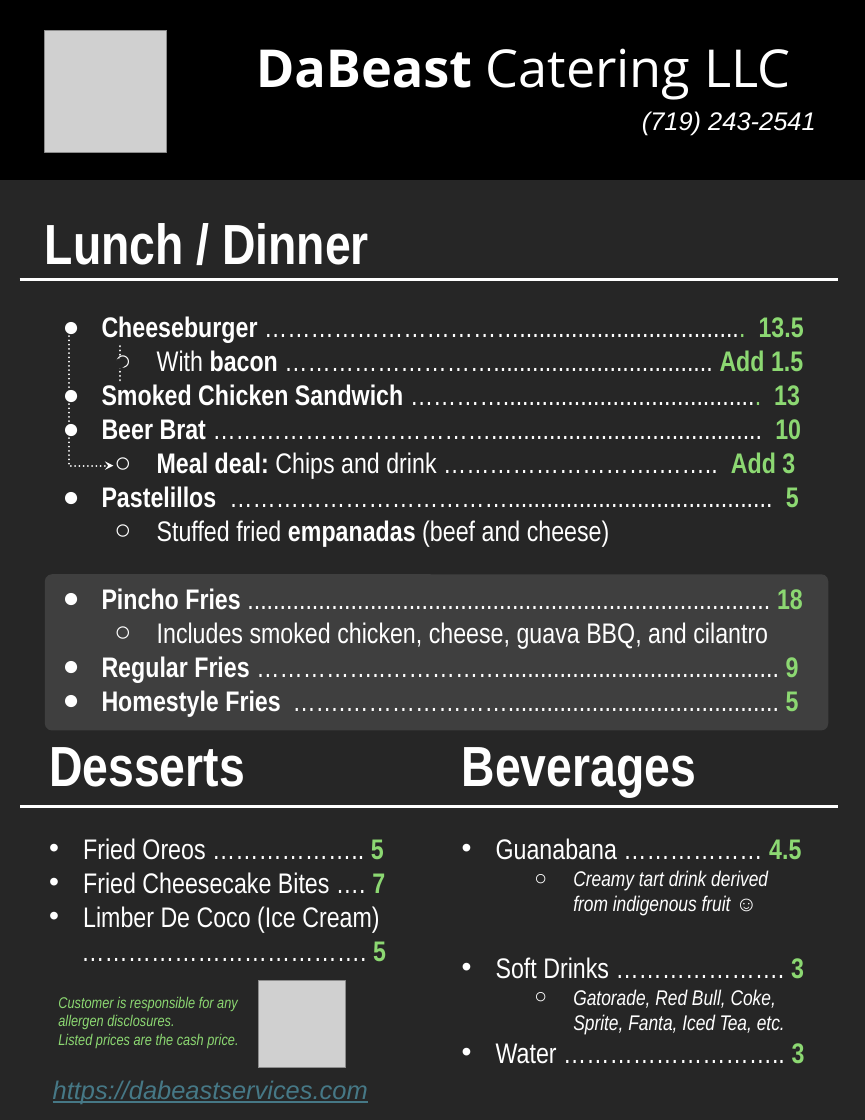
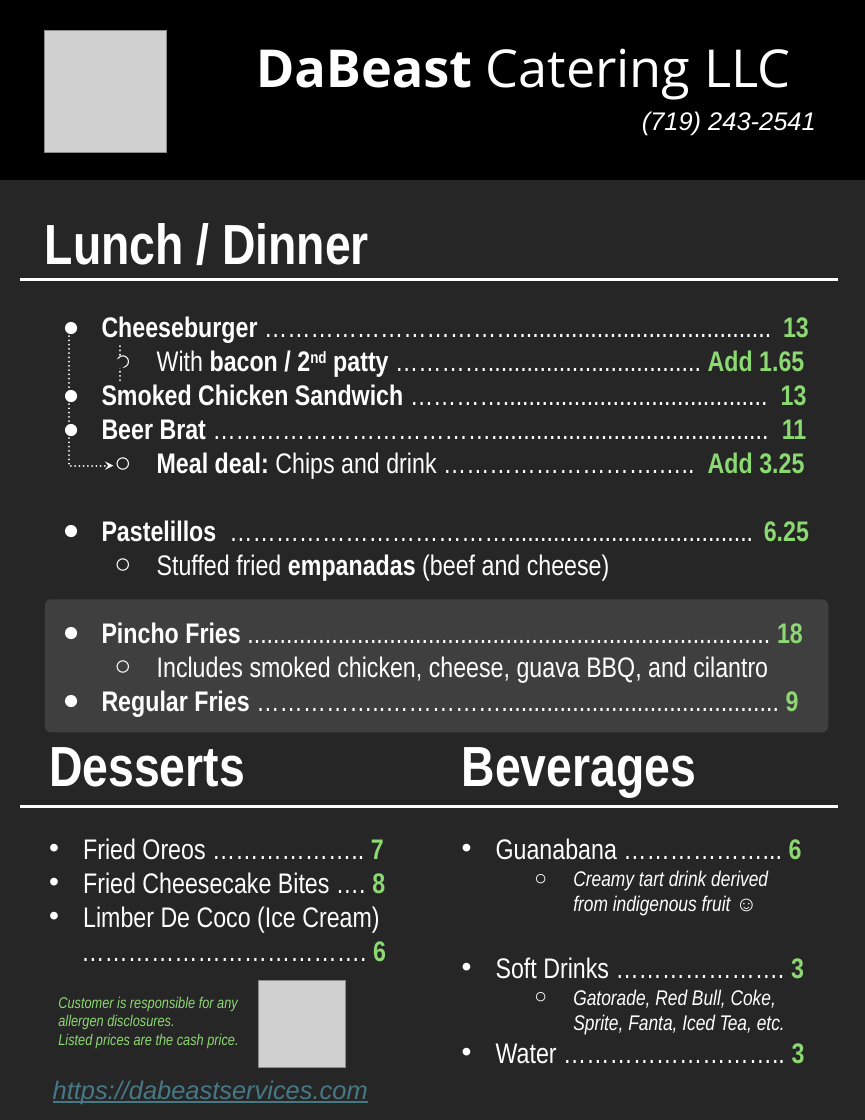
Before and after one commit to dabeastservices/dabeastservices.github.io, a slide deck: slide 1 of misc/Menu Letter 8.5 by 11 on 12-12-24/2_Letter_DaBeast Services Menu.pptx. Drawn at 865x1120 pixels with LibreOffice and Linux fonts; fonts in the diff are those of the drawing; grey boxes stand for pictures. Boxes give left, top, right and bottom in pixels: in the first picture for what was removed or moved away, otherwise in the second. Text is boxed around its words. In the diff, an @@ line names an element or a change of style, - is before the commit and + after.

```diff
--- a/misc/Menu Letter 8.5 by 11 on 12-12-24/2_Letter_DaBeast Services Menu.pptx
+++ b/misc/Menu Letter 8.5 by 11 on 12-12-24/2_Letter_DaBeast Services Menu.pptx
@@ text at (102,316,809,542): text changed @@
-● Cheeseburger ……………………………................................... 13.5
-  ○ With bacon ……………………….................................. Add 1.5
-● Smoked Chicken Sandwich …………........................................ 13
-● Beer Brat ……………………………….......................................... 10
-  ○ Meal deal: Chips and drink ……………………….…….. Add 3
-● Pastelillos ………………………………......................................... 5
+● Cheeseburger ……………………………....................................... 13
+  ○ With bacon / 2nd patty …………................................. Add 1.65
+● Smoked Chicken Sandwich …………......................................... 13
+● Beer Brat ………………………………........................................... 11
+  ○ Meal deal: Chips and drink ……………………….….. Add 3.25
+● Pastelillos ………………………………...................................... 6.25
@@ rounded rectangle: place and size @@
-rounded rectangle at (45,574,828,730)
+rounded rectangle at (45,599,828,733)
@@ text at (102,690,799,716): paragraph removed @@
-● Homestyle Fries …….………………….......................................... 5
@@ text at (83,838,385,894): text changed @@
-• Fried Oreos ……………….. 5
-• Fried Cheesecake Bites …. 7
+• Fried Oreos ……………….. 7
+• Fried Cheesecake Bites …. 8
@@ text at (496,838,802,860): text changed @@
-• Guanabana ……………… 4.5
+• Guanabana ………………... 6
@@ text at (373,941,386,962): text changed @@
-………………………………. 5
+………………………………. 6
```
Also in this commit, not shown: 8 other files.
